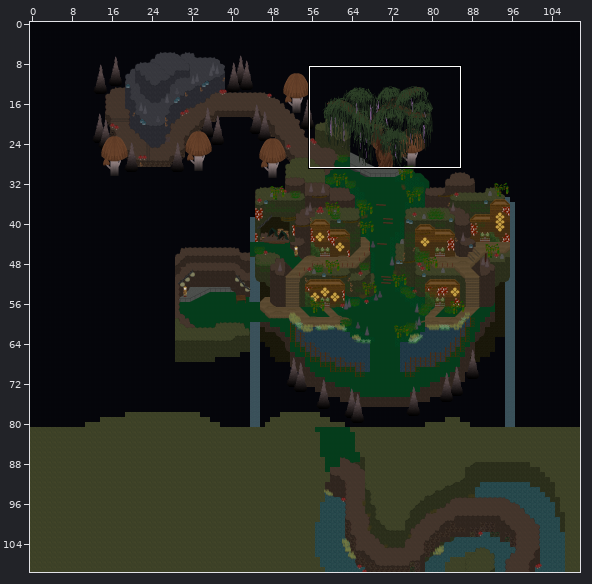
Two states of a Tiled map, gamedata/tilemap/undergrove.tmx. Above, an overview of the earlier version with the close-up marked.
Close-up. Old version:
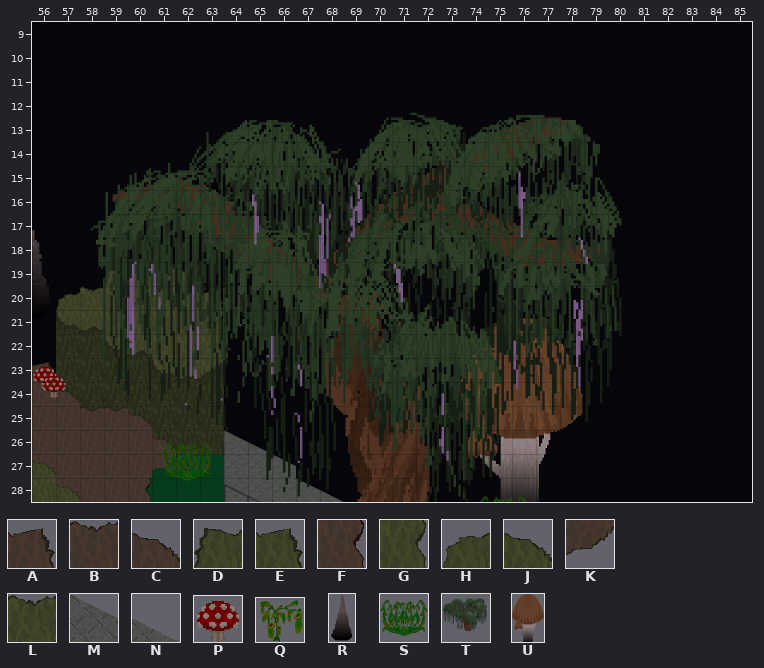
Cells are 60x60 px. Shown: x 56..85, y 9..28. The commit also changed other parts of the map, which this record leaves out.
Key: from "caves": A 207, B 213, C 217, D 225, E 226, F 228, G 230, H 235, J 236, K 249, L 253, M 445, N 446; from "objects": P 190 "mushroomRed", Q 201 "pitcherPlant", R 232 "rockSpikeRedGiant", S 255 "sundew", T 333 "undergroveTree", U 340 "mushroomBig2".
_ is an empty cell.
Objects are placed by their top-left corner, in cells (3,4 is the top-left corner of cell 3,4); size is 1x1 cell unless given.
Layers that did not change in this view are not listed.
Layer "Tile Layer 2" before, first column x 56:
 9 ______________________________
10 ______________________________
11 ______________________________
12 ______________________________
13 ______________________________
14 ______________________________
15 ______________________________
16 ______________________________
17 ______________________________
18 ______________________________
19 ___DLLJ_______________________
20 _HL____E______________________
21 _______G______________________
22 _______G______________________
23 A_____________________________
24 _C____________________________
25 __BBC_________________________
26 _____C__MN____________________
27 _____K____M___________________
28 ____F______MN_________________
Objects on layer "Object Layer 1" before:
R "rockSpikeRedGiant" at 53.8,15.4 size 3.4x6.2
P "mushroomRed" at 56,23.2 size 1.1x1
P "mushroomRed" at 56.4,23.6 size 1.1x1
S "sundew" at 61.4,26.3 size 2.1x2.1
U "mushroomBig2" at 73.7,21.3 size 5.3x8
S "sundew" at 74.6,28.5 size 2.1x2.1
Q "pitcherPlant" at 73.5,28.9 size 3.2x2.9
T "undergroveTree" at 58.2,10.6 size 24x24
And afterwards:
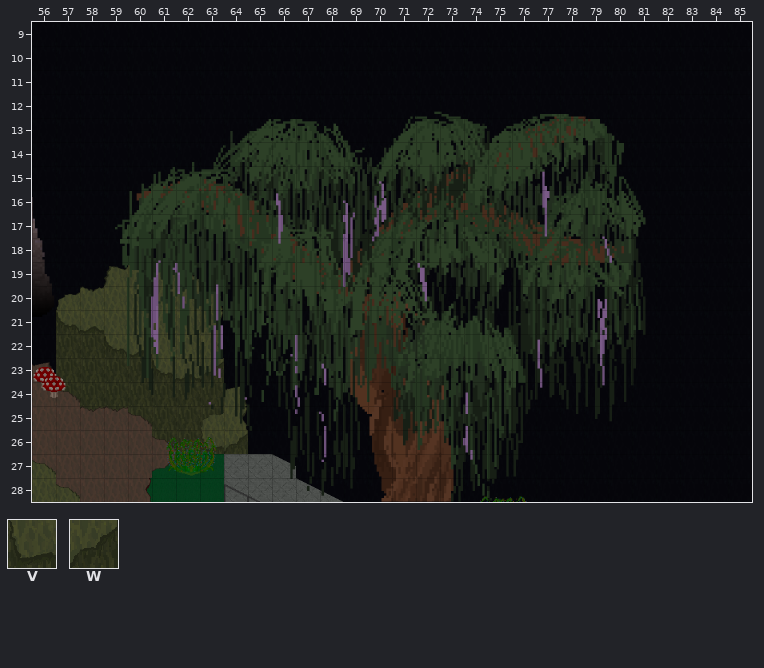
Further tiles: from "caves": V 221, W 224.
Difference:
Layer "Tile Layer 2":
The edit adds tile E in row 24 at x 64.
The edit adds tile G in row 25 at x 64.
The edit adds tile H in row 25 at x 63.
The edit adds tile V in row 26 at x 63.
Tile M gives way to tile W in row 26 at x 64.
The edit erases tile N in row 26 at x 65.
Layer "Object Layer 1":
Object S "sundew" at 61.4,26.3 size 2.1x2.1 becomes S "sundew" at 61.6,26 size 2.1x2.1.
Object T "undergroveTree" at 58.2,10.6 size 24x24 becomes T "undergroveTree" at 59.2,10.6 size 24x24.
Object U "mushroomBig2" at 73.7,21.3 size 5.3x8 is removed.
Boxes around the changes in both close-ups, in picture pixels (x1, y1, x2, y2):
changed: (91, 111, 646, 502)
